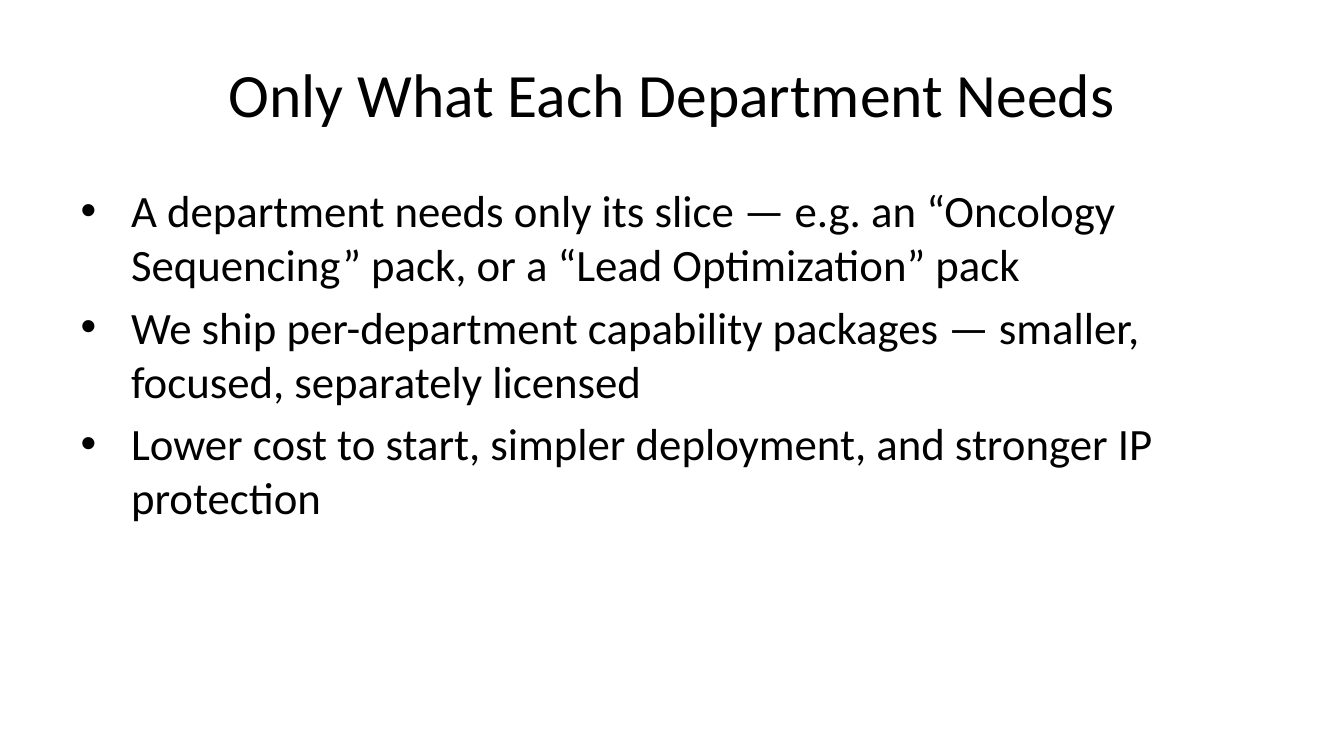
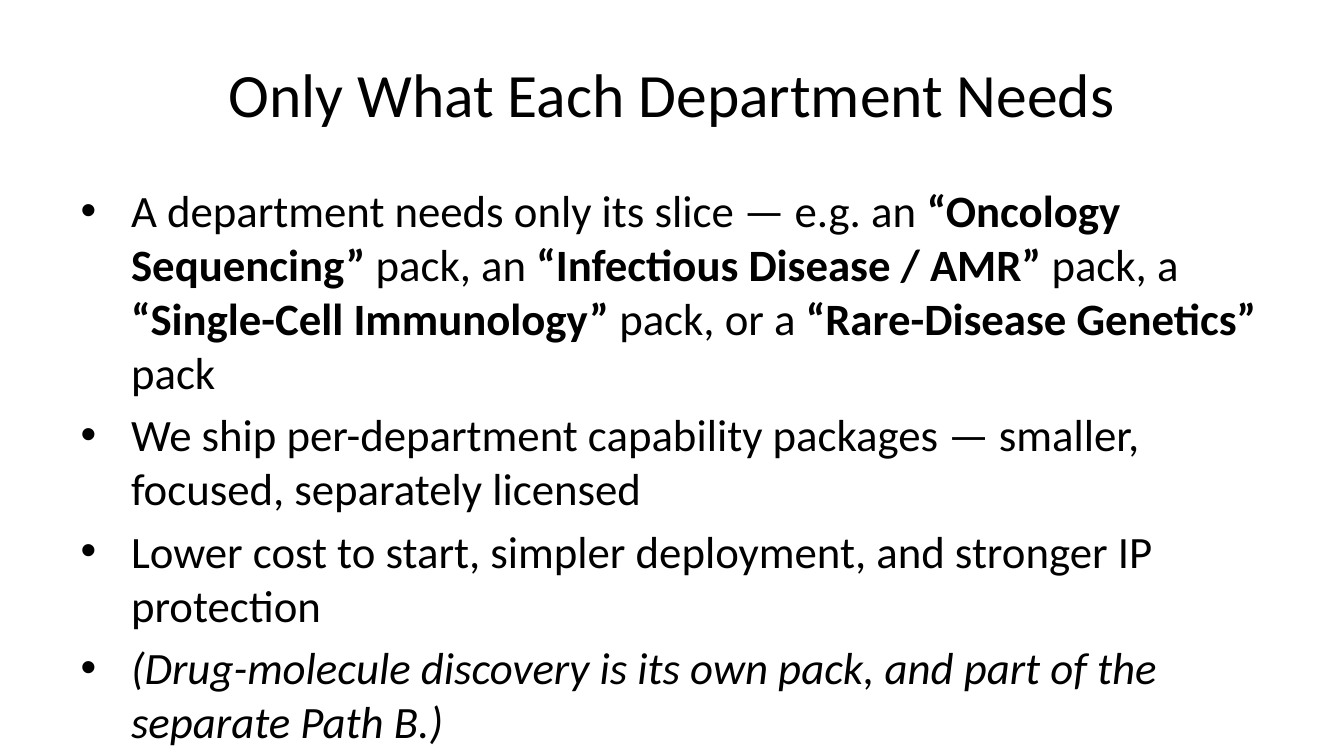
Before and after one commit to bioMate-AI/biomate-bioconductor-kb, a slide deck: slide 16 of docs/BioMate_China_Partnership_Deck_EN.pptx (slide 15 before the commit). Drawn at 1344x756 pixels with LibreOffice and Linux fonts; fonts in the diff are those of the drawing. Boxes give left, top, right and bottom in pixels: in the first picture for what was removed or moved away, otherwise in the second. Text is boxed around its words. In the diff, an @@ line names an element or a change of style, - is before the commit and + after.

```diff
--- a/docs/BioMate_China_Partnership_Deck_EN.pptx
+++ b/docs/BioMate_China_Partnership_Deck_EN.pptx
@@ text at (x1=131, y1=194, x2=1257, y2=397): text changed; bold on @@
-• A department needs only its slice — e.g. an “Oncology Sequencing” pack, or a “Lead Optimization” pack
+• A department needs only its slice — e.g. an “Oncology Sequencing” pack, an “Infectious Disease / AMR” pack, a “Single-Cell Immunology” pack, or a “Rare-Disease Genetics” pack
@@ text at (x1=131, y1=651, x2=1156, y2=692): paragraph added @@
+• (Drug-molecule discovery is its own pack, and part of the separate Path B.)
```
Also in this commit, not shown: 4 other slides changed, 2 slides added, 2 other files.
